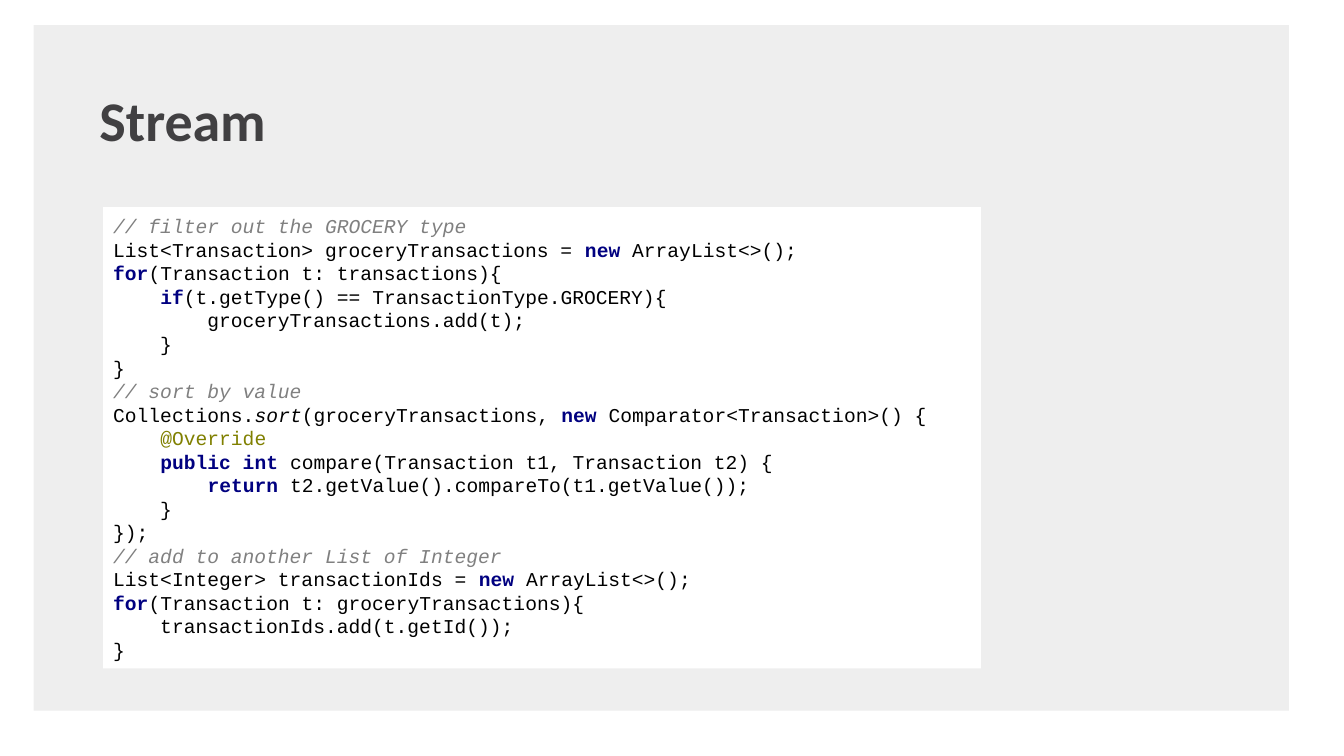
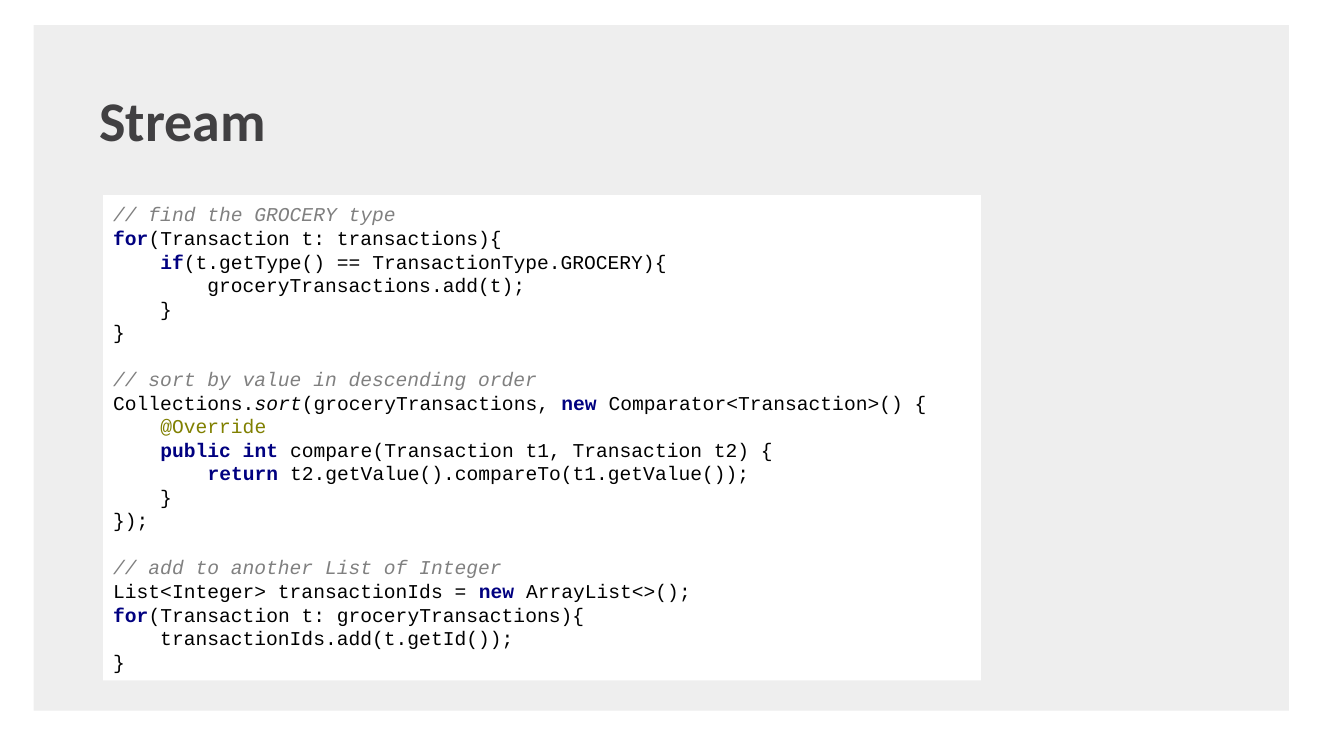
Before and after one commit to shaojie-xu-kp/Java8_lunch_learn, a slide deck: slide 22 of Java 8 & TDP.pptx (slide 17 before the commit). Drawn at 1344x756 pixels with LibreOffice and Linux fonts; fonts in the diff are those of the drawing; background and template pictures are left out. Boxes give left, top, right and bottom in pixels: in the first picture for what was removed or moved away, otherwise in the second. Text is boxed around its words. In the diff, an @@ line names an element or a change of style, - is before the commit and + after.

Commit message:
change ppt

```diff
--- a/Java 8 & TDP.pptx
+++ b/Java 8 & TDP.pptx
@@ rectangle "// find the GROCERY type ...": place and size @@
-rectangle "// find the GROCERY type ..." at (103,207,981,668)
+rectangle "// find the GROCERY type ..." at (103,196,981,681)
@@ text in rectangle at (113,208,903,649): text changed @@
-// filter out the GROCERY type
-List<Transaction> groceryTransactions = new ArrayList<>();
-for(Transaction t: transactions){
-if(t.getType() == TransactionType.GROCERY){
-groceryTransactions.add(t);
-}
-}
-// sort by value
-Collections.sort(groceryTransactions, new Comparator<Transaction>() {
-@Override
-public int compare(Transaction t1, Transaction t2) {
-return t2.getValue().compareTo(t1.getValue());
-}
-});
-// add to another List of Integer
-List<Integer> transactionIds = new ArrayList<>();
-for(Transaction t: groceryTransactions){
-transactionIds.add(t.getId());
-}
+// find the GROCERY type
+for(Transaction t: transactions){
+if(t.getType() == TransactionType.GROCERY){
+groceryTransactions.add(t);
+}
+}
+// sort by value in descending order
+Collections.sort(groceryTransactions, new Comparator<Transaction>() {
+@Override
+public int compare(Transaction t1, Transaction t2) {
+return t2.getValue().compareTo(t1.getValue());
+}
+});
+// add to another List of Integer
+List<Integer> transactionIds = new ArrayList<>();
+for(Transaction t: groceryTransactions){
+transactionIds.add(t.getId());
+}
```
Also in this commit, not shown: 6 other slides changed, 11 slides added, 2 slides removed.
